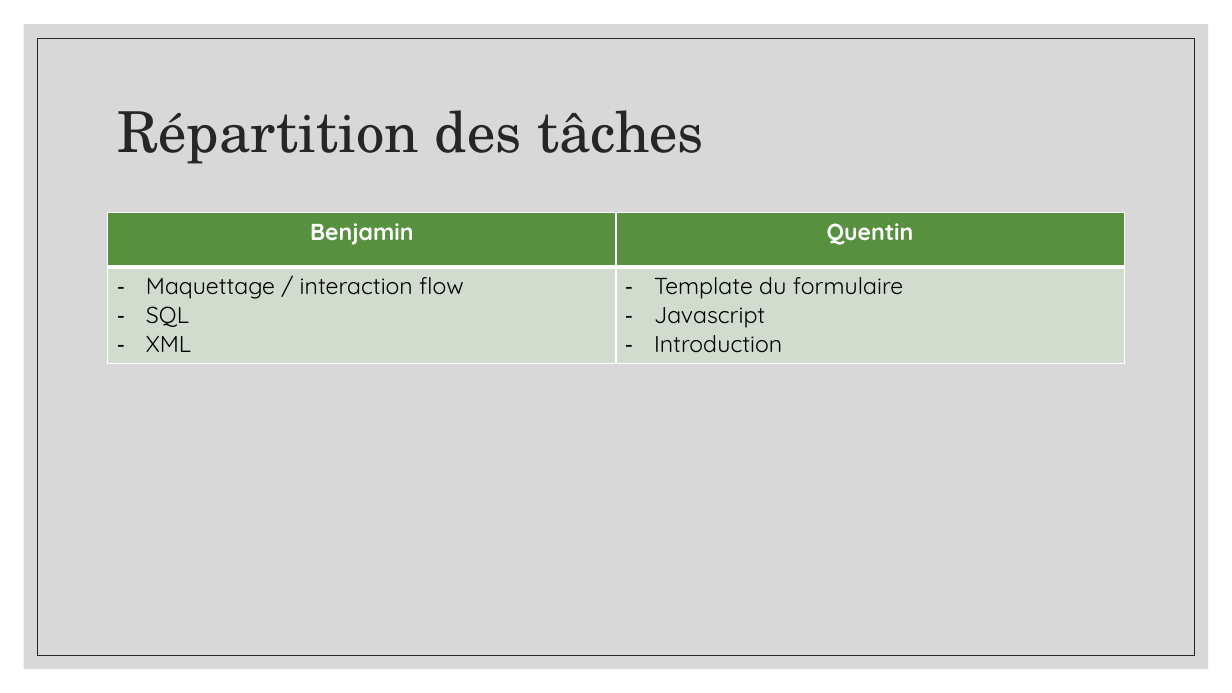
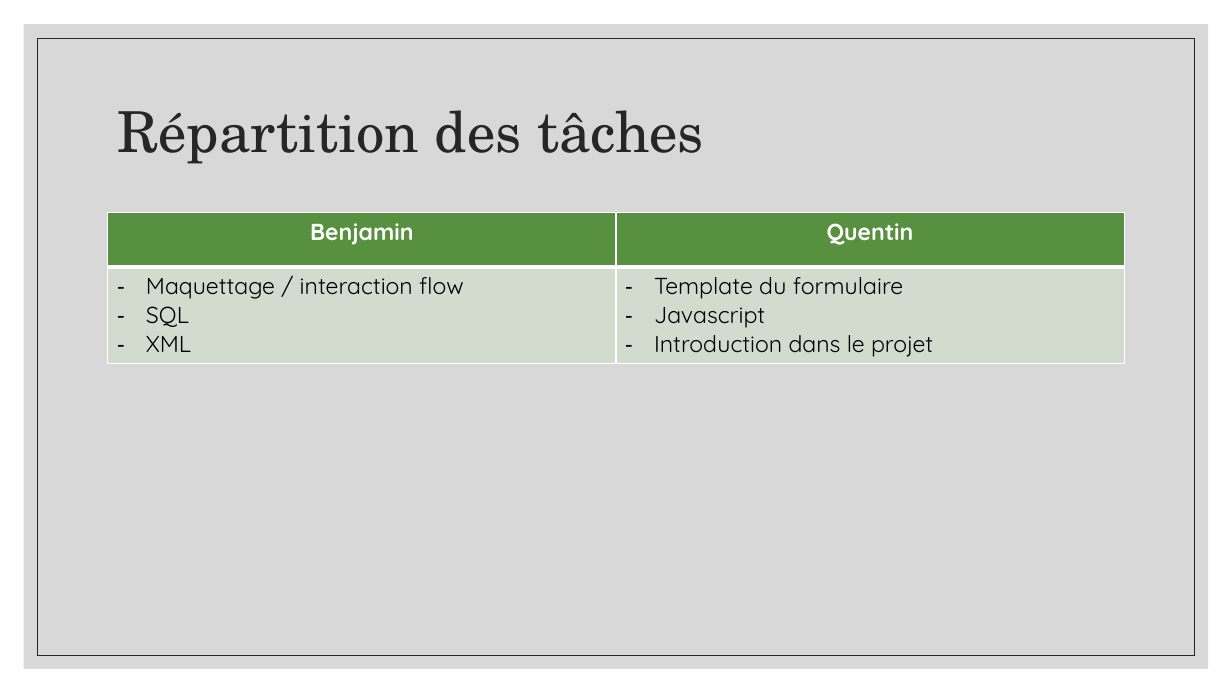
Before and after one commit to Tinquen59/AP2019_Projet002_projetWEB, a slide deck: slide 8 of plus/Formulaire_Connectlife.pptx (slide 7 before the commit). Drawn at 1232x693 pixels with LibreOffice and Linux fonts; fonts in the diff are those of the drawing; background and template pictures are left out. Boxes give left, top, right and bottom in pixels: in the first picture for what was removed or moved away, otherwise in the second. Text is boxed around its words. In the diff, an @@ line names an element or a change of style, - is before the commit and + after.

```diff
--- a/plus/Formulaire_Connectlife.pptx
+++ b/plus/Formulaire_Connectlife.pptx
@@ table at (108,213,1125,361) @@
-row 2, column 2: Template du formulaire / Javascript / Introduction
+row 2, column 2: Template du formulaire / Javascript / Introduction dans le projet
```
Also in this commit, not shown: 5 other slides changed, 11 slides added, 2 slides removed, 1 other file.
